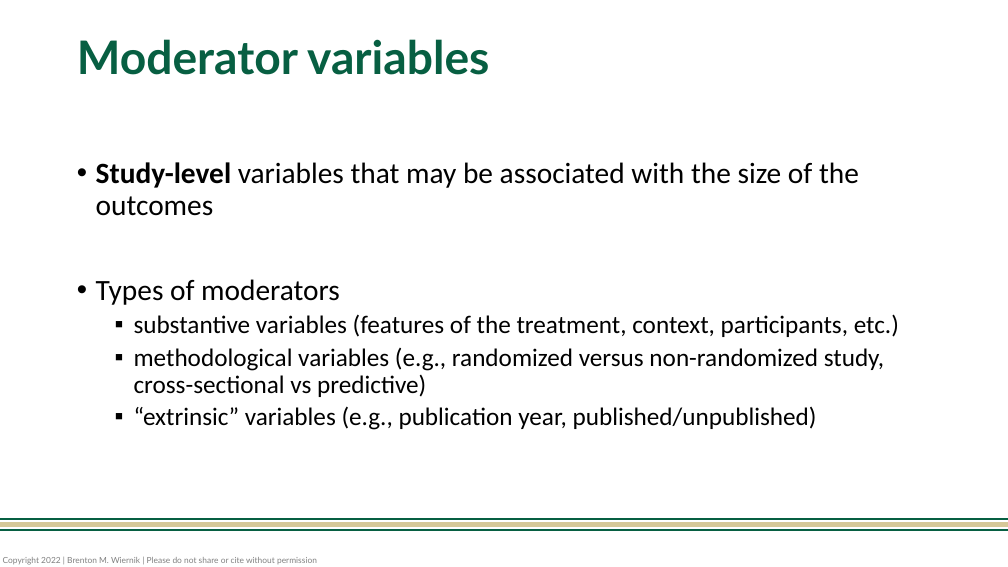
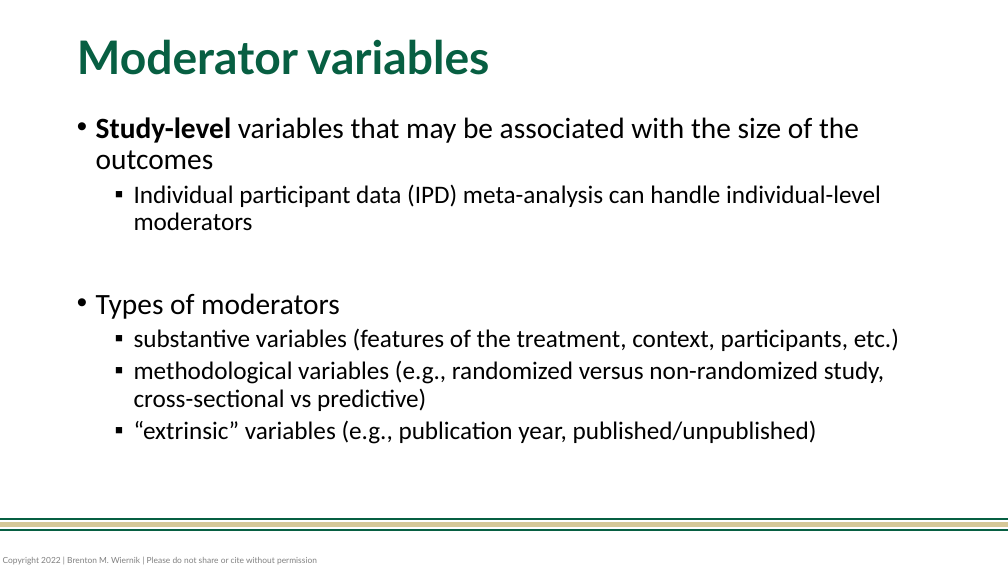
Before and after one commit to bwiernik/meta-workshop, a slide deck: slide 3 of slides/04_moderators.pptx. Drawn at 1008x567 pixels with LibreOffice and Linux fonts; fonts in the diff are those of the drawing. Boxes give left, top, right and bottom in pixels: in the first picture for what was removed or moved away, otherwise in the second. Text is boxed around its words. In the diff, an @@ line names an element or a change of style, - is before the commit and + after.

```diff
--- a/slides/04_moderators.pptx
+++ b/slides/04_moderators.pptx
@@ text at (134,184,881,231): paragraph added @@
+  ▪ Individual participant data (IPD) meta-analysis can handle individual-level moderators
```
Also in this commit, not shown: 1 other slide changed, 6 other files.
